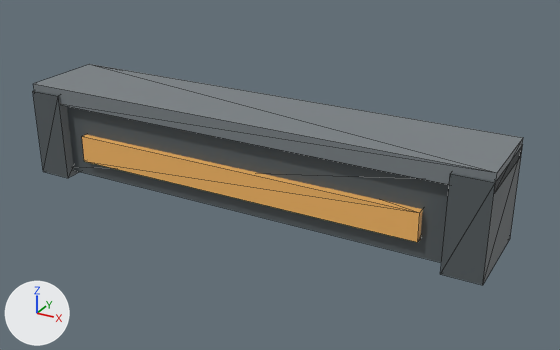
The glTF model pergola-configurator/public/assets/models/accessories/heater.glb: old version first, new version second.
Rendered twice from a 50 mm lens placed at (0.707, -1.186, 0.572), pointed at (0.05, 0.009, -0.025). Arrows for +X, +Y and +Z are at lower left; the lights stay in place. The picture after the commit comes second. Mesh edges are drawn as thin lines. Where no turn or scale is listed for an object, it has been applied to the vertices.

In view in the first picture: 'heater_body', 'heater_end_left', 'heater_end_right', 'heater_top', 'heating_element'.
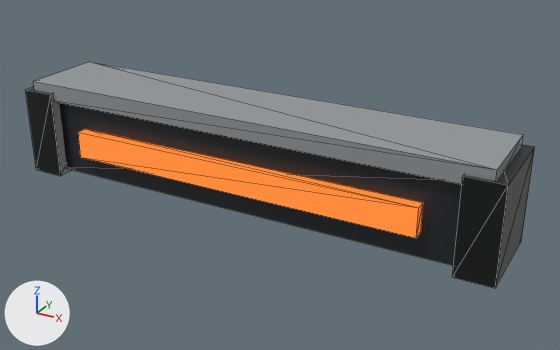
Diff of the bpy script that builds the scene:
```diff
--- a/pergola-configurator/public/assets/models/accessories/heater.glb.py
+++ b/pergola-configurator/public/assets/models/accessories/heater.glb.py
@@ me_heater_body @@
 me_heater_body.from_pydata(...)  # 8 vertices, 12 faces; spans x -0.45..0.45, y -0.07..0.07, z -0.08..0.08
-me_heater_body.materials.append(mat_defaultmaterial)
+# me_heater_body part 1: vertex colours changed
+me_heater_body.materials.append(mat_dark)  # dark grey #353b40
@@ me_heating_element @@
-me_heating_element.from_pydata(...)  # 8 vertices, 12 faces; spans x -0.36..0.36, y -0.075..0.075, z -0.027..0.027
-me_heating_element.materials.append(mat_defaultmaterial_001)
+me_heating_element.from_pydata(...)  # 8 vertices, 12 faces; spans x -0.36..0.36, y -0.092..-0.07, z -0.034..0.022
+# me_heating_element part 2: the whole mesh is scaled about its middle by (1, 0.146, 1), then moved by (0.0, -0.081, -0.006)
+# me_heating_element part 3: vertex colours changed
+me_heating_element.materials.append(mat_element)  # orange #f99b42, glowing orange #c45019
@@ me_heater_top @@
-me_heater_top.from_pydata(...)  # 8 vertices, 12 faces; spans x -0.475..0.475, y -0.085..0.085, z -0.018..0.018
-me_heater_top.materials.append(mat_defaultmaterial_002)
+me_heater_top.from_pydata(...)  # 8 vertices, 12 faces; spans x -0.475..0.475, y -0.085..0.085, z 0.075..0.109
+# me_heater_top part 4: the whole mesh is moved by (0.0, 0.0, 0.092)
+# me_heater_top part 5: vertex colours changed
+me_heater_top.materials.append(mat_metal)  # light grey #c4cacd
@@ me_heater_end_left @@
-me_heater_end_left.from_pydata(...)  # 8 vertices, 12 faces; spans x -0.035..0.035, y -0.09..0.09, z -0.09..0.09
-me_heater_end_left.materials.append(mat_defaultmaterial_003)
+me_heater_end_left.from_pydata(...)  # 8 vertices, 12 faces; spans x -0.495..-0.425, y -0.09..0.09, z -0.09..0.09
+# me_heater_end_left part 6: the whole mesh is moved by (-0.46, 0.0, 0.0)
+# me_heater_end_left part 7: vertex colours changed
+me_heater_end_left.materials.append(mat_black)  # black #222626
@@ me_heater_end_right @@
-me_heater_end_right.from_pydata(...)  # 8 vertices, 12 faces; spans x -0.035..0.035, y -0.09..0.09, z -0.09..0.09
-me_heater_end_right.materials.append(mat_defaultmaterial_004)
+me_heater_end_right.from_pydata(...)  # 8 vertices, 12 faces; spans x 0.425..0.495, y -0.09..0.09, z -0.09..0.09
+# me_heater_end_right part 8: the whole mesh is moved by (0.46, 0.0, 0.0)
+# me_heater_end_right part 9: vertex colours changed
+me_heater_end_right.materials.append(mat_black)  # black #222626
@@ ob_heating_element @@
 ob_heating_element = bpy.data.objects.new('heating_element', me_heating_element)
-ob_heating_element.location = (0.0, -0.008, -0.018)
+ob_heating_element.location = (0.0, 0.0, 0.0)
@@ ob_heater_top @@
 ob_heater_top = bpy.data.objects.new('heater_top', me_heater_top)
-ob_heater_top.location = (0.0, 0.0, 0.087)
+ob_heater_top.location = (0.0, 0.0, 0.0)
@@ ob_heater_end_left @@
 ob_heater_end_left = bpy.data.objects.new('heater_end_left', me_heater_end_left)
-ob_heater_end_left.location = (-0.44, 0.0, 0.0)
+ob_heater_end_left.location = (0.0, 0.0, 0.0)
@@ ob_heater_end_right @@
 ob_heater_end_right = bpy.data.objects.new('heater_end_right', me_heater_end_right)
-ob_heater_end_right.location = (0.44, 0.0, 0.0)
+ob_heater_end_right.location = (0.0, 0.0, 0.0)
```

Boxes (x1, y1, x2, y2) around the edits, measured in the pictures (560 x 350 px; the box of a moved part takes in the faces that stretch with it):
'heater_top', recoloured, moved: before (34, 64, 523, 192); after (33, 62, 523, 184)
'heater_body', recoloured (darker): (67, 107, 449, 263) in both
'heating_element', recoloured, moved, rescaled: before (82, 135, 423, 242); after (78, 129, 423, 238)
'heater_end_right', recoloured, moved (grey to black): before (441, 145, 523, 285); after (452, 145, 535, 288)
'heater_end_left', recoloured, moved (grey to black): before (33, 91, 79, 178); after (26, 87, 72, 176)
part 2 of me_heating_element, moved or reshaped: before (82, 135, 423, 242); after (78, 129, 423, 238)
part 4 of me_heater_top, moved or reshaped: before (34, 64, 523, 192); after (33, 62, 523, 184)
part 6 of me_heater_end_left, moved or reshaped: before (33, 91, 79, 178); after (26, 87, 72, 176)
part 8 of me_heater_end_right, moved or reshaped: before (441, 145, 523, 285); after (452, 145, 535, 288)
